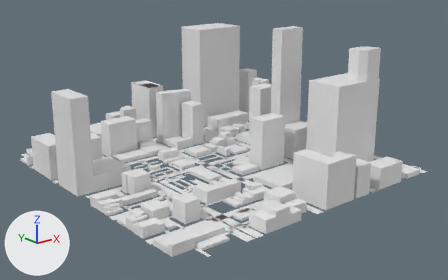
Two versions of the glTF model app/public/world/tiles/-1_-3.lod1.glb, one commit apart.
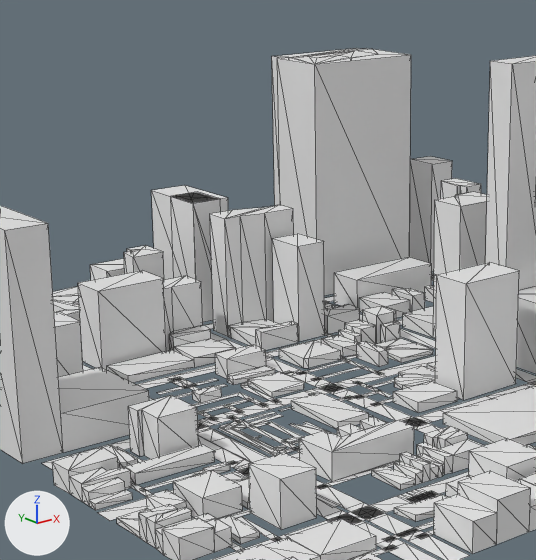
Each version appears first whole from a camera (50 mm lens) standing at (-873.0, 451.0, 355.0) and looking at (-253.0, 1225.0, 45.0), and next in a close-up on the part from 15% to 65% of the width and 1% to 85% of the height. The lights are fixed; the arrows at lower left show +X, +Y and +Z. The first two pictures are the older version. The close-ups show mesh edges as thin lines. Where no turn or scale is listed for an object, it has been applied to the vertices. Vertices at exactly the same position are counted once.

The first close-up shows 'buildings', 'ground'.
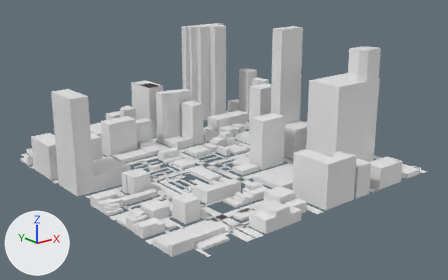
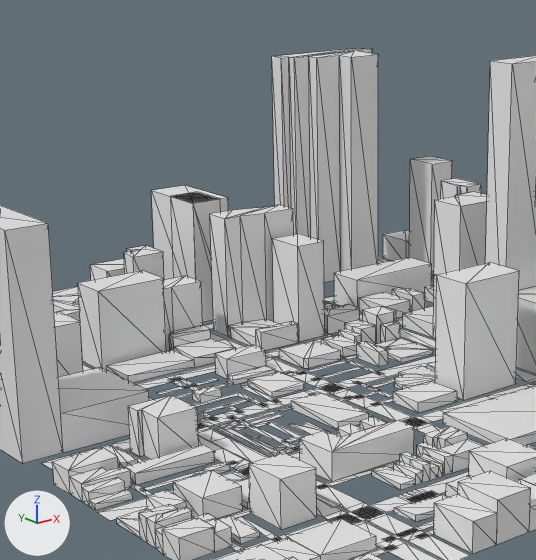
The change in detail:
me_buildings is used by ob_buildings; location (-251.7, 1245.4, 110.2).
me_buildings had 1311 vertices, 1871 faces and spanned x -261.0..261.0, y -259.0..259.0, z -110.0..110.0.
me_buildings now has 1305 vertices, 1837 faces and spans x -261.0..261.0, y -259.0..259.0, z -110.0..110.0.
Part 1, on me_buildings:
6 vertices are removed from x 105.0..210.0, y 191.0..242.0, z -110.0..87.0.
34 faces are deleted.

Where the change shows, as pixel boxes (x1, y1, x2, y2) in the close-ups (536 x 560 px):
part 1 of me_buildings, deleted: before (277, 49, 411, 296)
